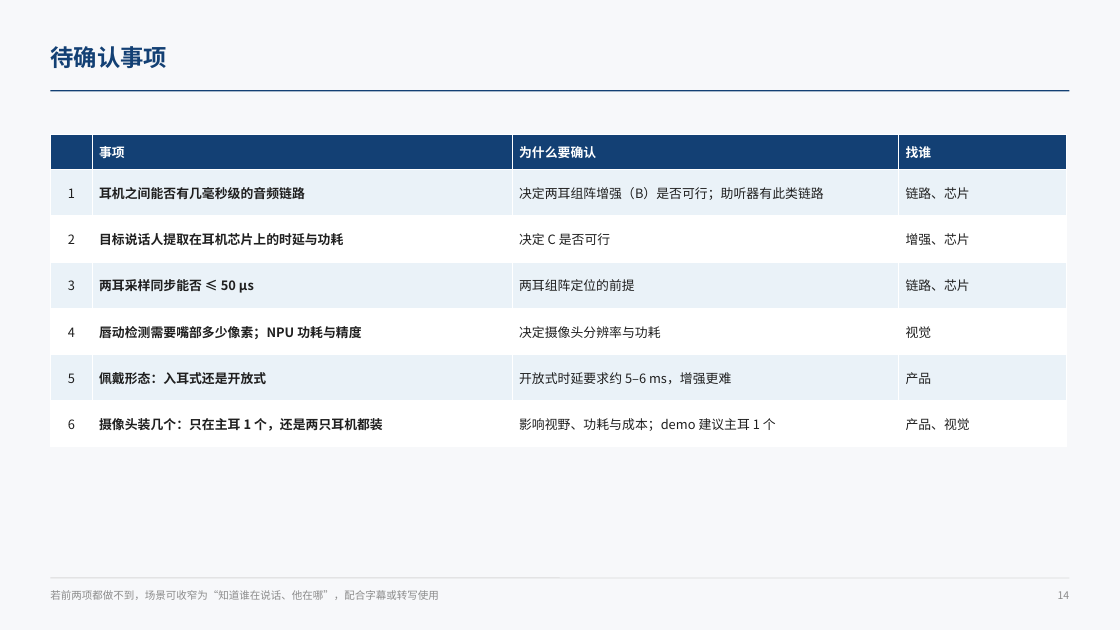
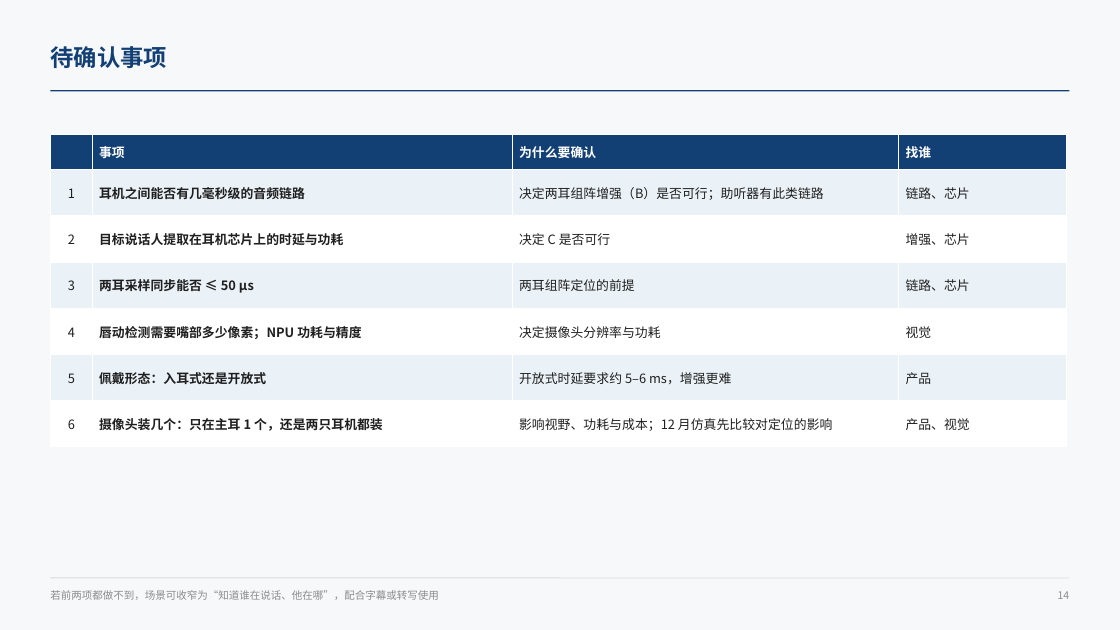
Before and after one commit to ZeroFoxxi/ssl-scene1, a slide deck: slide 14 of 02_耳机声源定位/耳机摄像头听觉辅助_整体设计方案.pptx. Drawn at 1120x630 pixels with LibreOffice and Linux fonts; fonts in the diff are those of the drawing. Boxes give left, top, right and bottom in pixels: in the first picture for what was removed or moved away, otherwise in the second. Text is boxed around its words. In the diff, an @@ line names an element or a change of style, - is before the commit and + after.

```diff
--- a/02_耳机声源定位/耳机摄像头听觉辅助_整体设计方案.pptx
+++ b/02_耳机声源定位/耳机摄像头听觉辅助_整体设计方案.pptx
@@ table at [50,134,1067,435] @@
-row 7, column 3: 影响视野、功耗与成本；demo 建议主耳 1 个
+row 7, column 3: 影响视野、功耗与成本；12 月仿真先比较对定位的影响
```
Also in this commit, not shown: 2 other slides changed, 4 other files.
